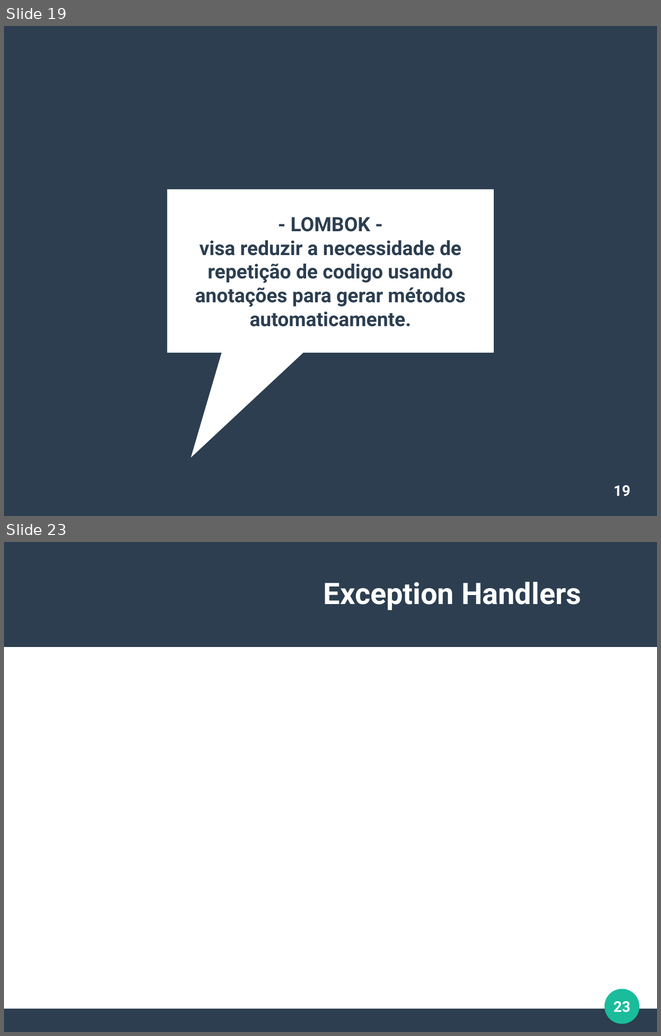
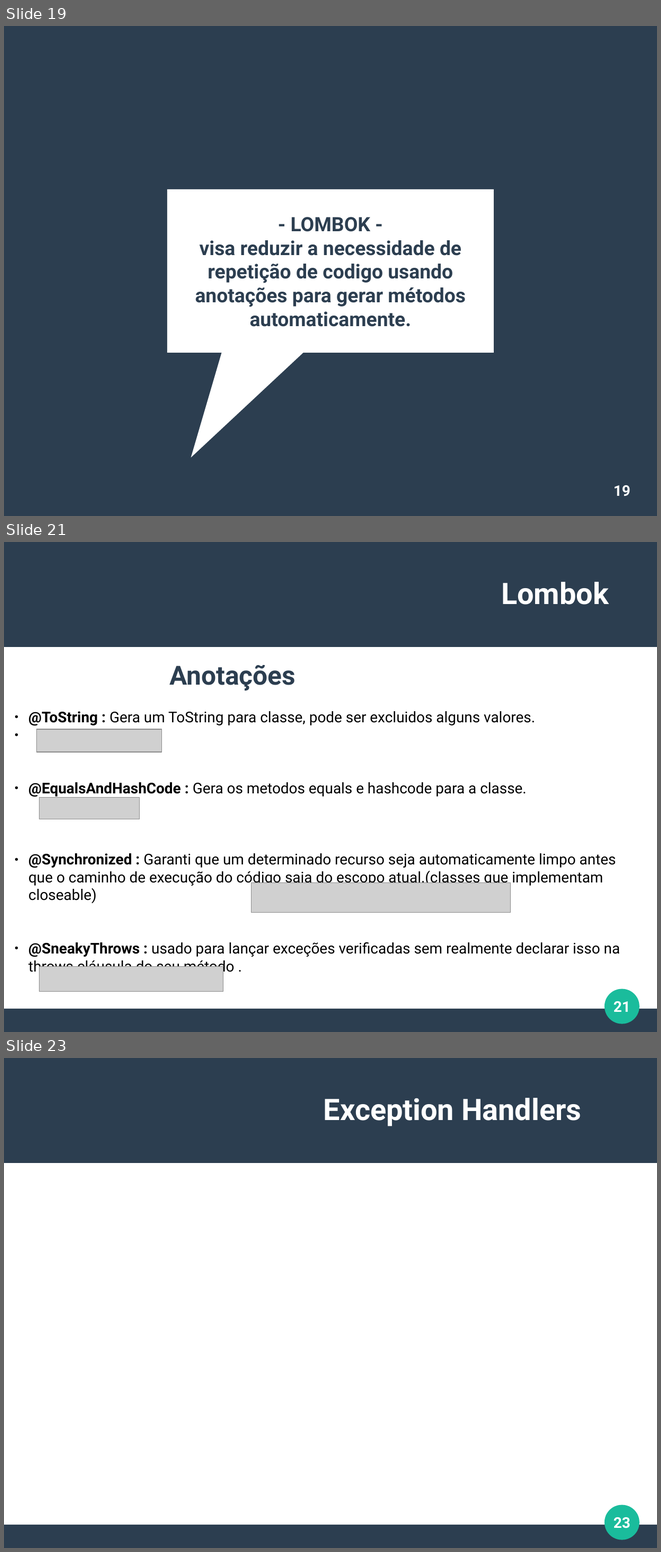
Before and after one commit to viniciusFortti/test, a slide deck: Apresentação/QuartaApresentacaoSpring.odp. Shown one above the other, each under a label of ours: slides 19 and 23 before the commit, slides 19, 21 and 23 after it; the slides between them are not shown. The pictures are 661x1036 and 661x1552 pixels, drawn with LibreOffice and Linux fonts; fonts in the diff are those of the drawing; grey boxes stand for pictures. Boxes give left, top, right and bottom in pixels: in the first picture for what was removed or moved away, otherwise in the second. Text is boxed around its words. In the diff, an @@ line names an element or a change of style, - is before the commit and + after.

```diff
--- a/Apresentação/QuartaApresentacaoSpring.odp
+++ b/Apresentação/QuartaApresentacaoSpring.odp
@@ slide 21 added at [4,542,657,1032], background #FFFFFF; not listed: 3 template elements that a slide beside it also shows @@
@@ title added at [501,582,609,605], 36 pt, text #FFFFFF, bold @@
+Lombok
@@ text added at [169,665,296,691], 32 pt, text #2C3E50, bold @@
+Anotações
@@ text added at [28,711,620,975], 18 pt, text #000000 @@
+● @ToString : Gera um ToString para classe, pode ser excluidos alguns valores.
+● @EqualsAndHashCode : Gera os metodos equals e hashcode para a classe.
+● @Synchronized : Garanti que um determinado recurso seja automaticamente limpo antes que o caminho de execução do código saia do escopo atual.(classes que implementam closeable)
+● @SneakyThrows : usado para lançar exceções verificadas sem realmente declarar isso na throws cláusula do seu método .
@@ picture added at [36,729,161,752] @@
@@ picture added at [40,797,140,819] @@
@@ picture added at [251,883,510,912] @@
@@ picture added at [40,967,223,992] @@
@@ page number added at [614,1001,630,1012], 18 pt, text #FFFFFF, bold @@
+21
```
Also in this commit, not shown: 2 other slides added, 2 slides removed, 32 other files.
